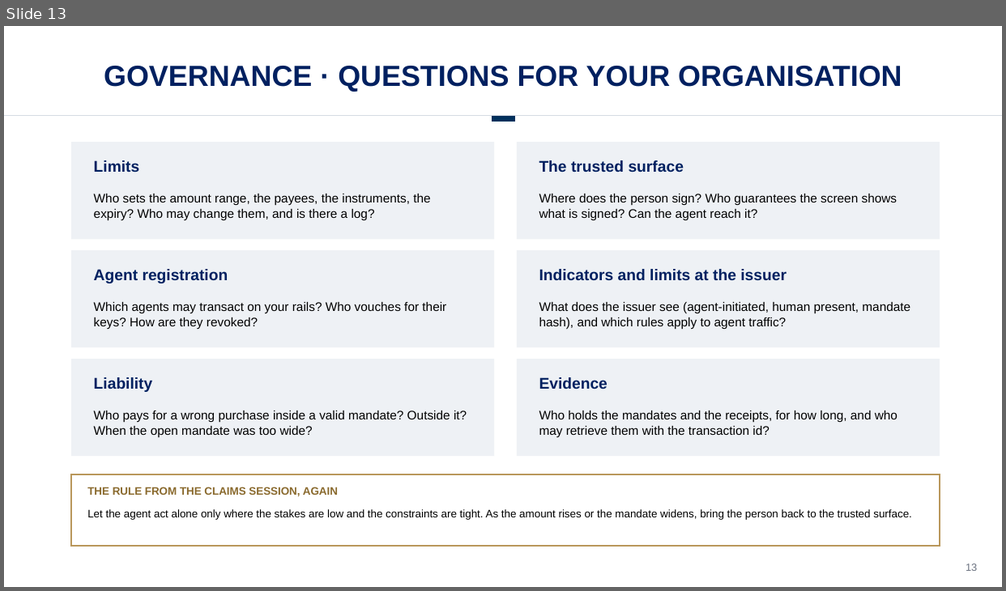
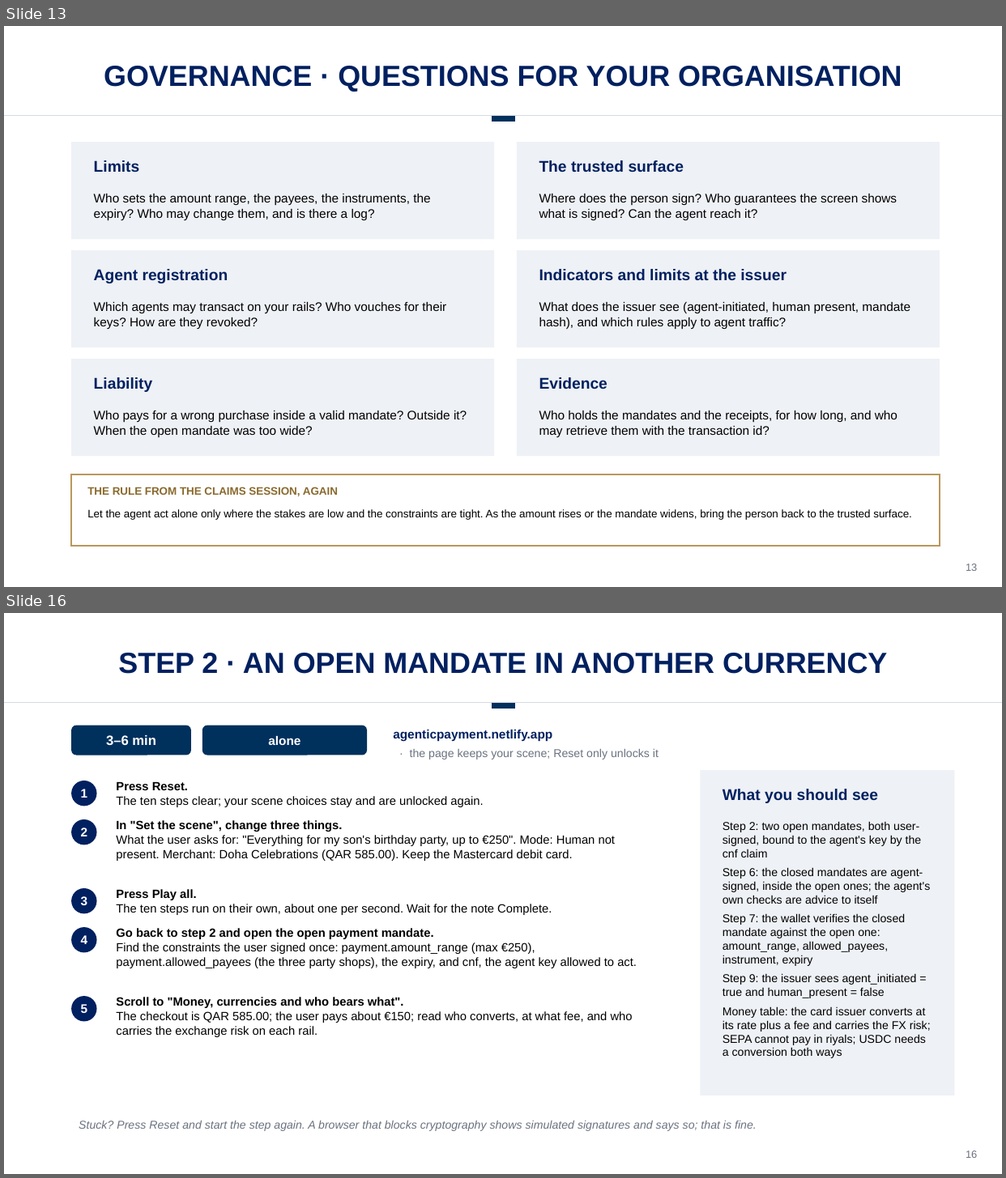
Before and after one commit to drestrepoa/Claudecode, a slide deck: slides/agentic-payments.pptx. Shown one above the other, each under a label of ours: slide 13 before the commit, slides 13 and 16 after it; the slides between them are not shown. The pictures are 1006x591 and 1006x1178 pixels, drawn with LibreOffice and Linux fonts; fonts in the diff are those of the drawing; background and template pictures are left out. Boxes give left, top, right and bottom in pixels: in the first picture for what was removed or moved away, otherwise in the second. Text is boxed around its words. In the diff, an @@ line names an element or a change of style, - is before the commit and + after.

```diff
--- a/slides/agentic-payments.pptx
+++ b/slides/agentic-payments.pptx
@@ slide 16 added at [4,613,1002,1174], background #FFFFFF @@
@@ text added at [118,653,887,674], 28 pt, text #002060, bold @@
+STEP 2 · AN OPEN MANDATE IN ANOTHER CURRENCY
@@ line added from (4, 703) to (1002, 703), #D5DBE2 0.75 pt @@
@@ line added from (492, 706) to (515, 706), #00305C 6 pt @@
@@ rounded rectangle added at [71,726,191,756], fill #00305C, 13 pt, text #FFFFFF, bold @@
+3–6 min
@@ rounded rectangle added at [202,726,367,756], fill #00305C, 12 pt, text #FFFFFF, bold @@
+alone
@@ text added at [393,730,658,760], 11 pt, text #6B7280 @@
+agenticpayment.netlify.app
+· the page keeps your scene; Reset only unlocks it
@@ ellipse added at [71,781,97,806], fill #002060, 12 pt, text #FFFFFF, bold @@
+1
@@ text added at [116,782,483,807], 11.5 pt, text #000000 @@
+Press Reset.
+The ten steps clear; your scene choices stay and are unlocked again.
@@ rectangle added at [701,770,955,1096], fill #EEF1F5 @@
@@ text added at [722,789,878,803], 15 pt, text #002060, bold @@
+What you should see
@@ ellipse added at [71,820,97,845], fill #002060, 12 pt, text #FFFFFF, bold @@
+2
@@ text added at [116,820,616,861], 11.5 pt, text #000000 @@
+In "Set the scene", change three things.
+What the user asks for: "Everything for my son's birthday party, up to €250". Mode: Human not present. Merchant: Doha Celebrations (QAR 585.00). Keep the Mastercard debit card.
@@ text added at [722,821,931,1059], 11 pt, text #000000 @@
+Step 2: two open mandates, both user-signed, bound to the agent's key by the cnf claim
+Step 6: the closed mandates are agent-signed, inside the open ones; the agent's own checks are advice to itself
+Step 7: the wallet verifies the closed mandate against the open one: amount_range, allowed_payees, instrument, expiry
+Step 9: the issuer sees agent_initiated = true and human_present = false
+Money table: the card issuer converts at its rate plus a fee and carries the FX risk; SEPA cannot pay in riyals; USDC needs a conversion both ways
@@ ellipse added at [71,888,97,914], fill #002060, 12 pt, text #FFFFFF, bold @@
+3
@@ text added at [116,889,552,915], 11.5 pt, text #000000 @@
+Press Play all.
+The ten steps run on their own, about one per second. Wait for the note Complete.
@@ ellipse added at [71,927,97,953], fill #002060, 12 pt, text #FFFFFF, bold @@
+4
@@ text added at [116,928,637,969], 11.5 pt, text #000000 @@
+Go back to step 2 and open the open payment mandate.
+Find the constraints the user signed once: payment.amount_range (max €250), payment.allowed_payees (the three party shops), the expiry, and cnf, the agent key allowed to act.
@@ ellipse added at [71,996,97,1022], fill #002060, 12 pt, text #FFFFFF, bold @@
+5
@@ text added at [116,997,633,1037], 11.5 pt, text #000000 @@
+Scroll to "Money, currencies and who bears what".
+The checkout is QAR 585.00; the user pays about €150; read who converts, at what fee, and who carries the exchange risk on each rail.
@@ text added at [79,1121,756,1131], 11 pt, text #6B7280, italic @@
+Stuck? Press Reset and start the step again. A browser that blocks cryptography shows simulated signatures and says so; that is fine.
@@ text added at [965,1151,977,1158], 10 pt, text #6B7280 @@
+16
```
Also in this commit, not shown: 2 slides changed, 3 other slides added, 4 other files.
